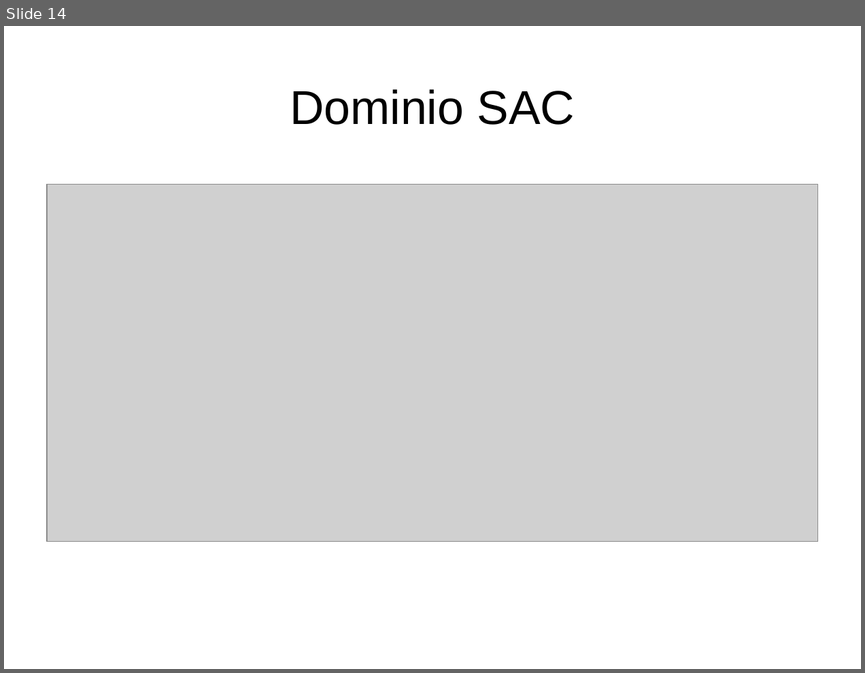
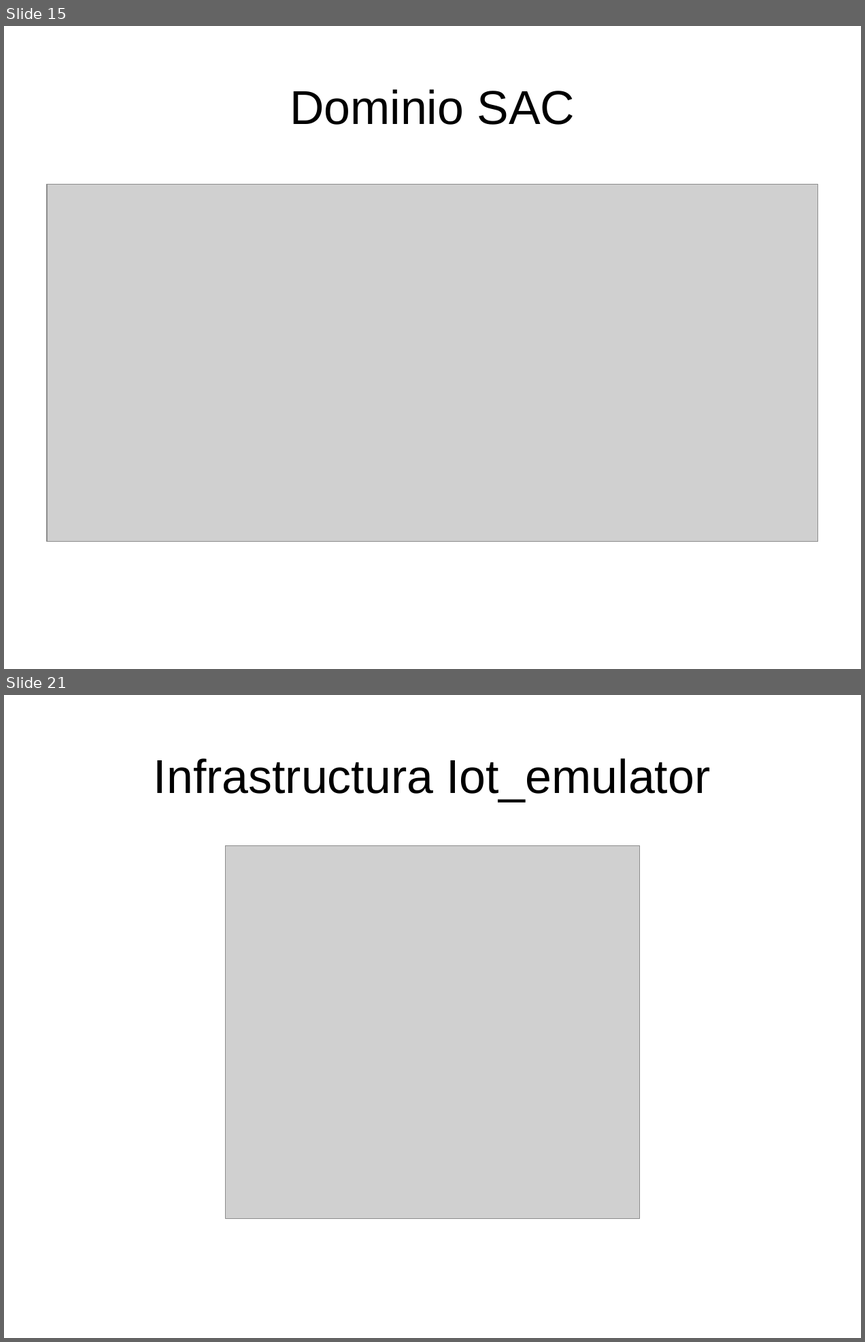
Before and after one commit to danielsalgadop/sac, a slide deck: docs/presentation/social_access_controller.odp. Shown one above the other, each under a label of ours: slide 14 before the commit, slides 15 and 21 after it; the slides between them are not shown. The pictures are 865x673 and 865x1342 pixels, drawn with LibreOffice and Linux fonts; fonts in the diff are those of the drawing; grey boxes stand for pictures. Boxes give left, top, right and bottom in pixels: in the first picture for what was removed or moved away, otherwise in the second. Text is boxed around its words. In the diff, an @@ line names an element or a change of style, - is before the commit and + after.

```diff
--- a/docs/presentation/social_access_controller.odp
+++ b/docs/presentation/social_access_controller.odp
@@ slide 21 added at box(4, 695, 861, 1338), background #FFFFFF @@
@@ title added at box(154, 758, 710, 802), 44 pt, text #000000 @@
+Infrastructura Iot_emulator
@@ picture added at box(225, 845, 639, 1217) @@
@@ what was slide 14 is now slide 15 @@
```
Also in this commit, not shown: 8 other slides added, 2 slides removed, 12 other files.
